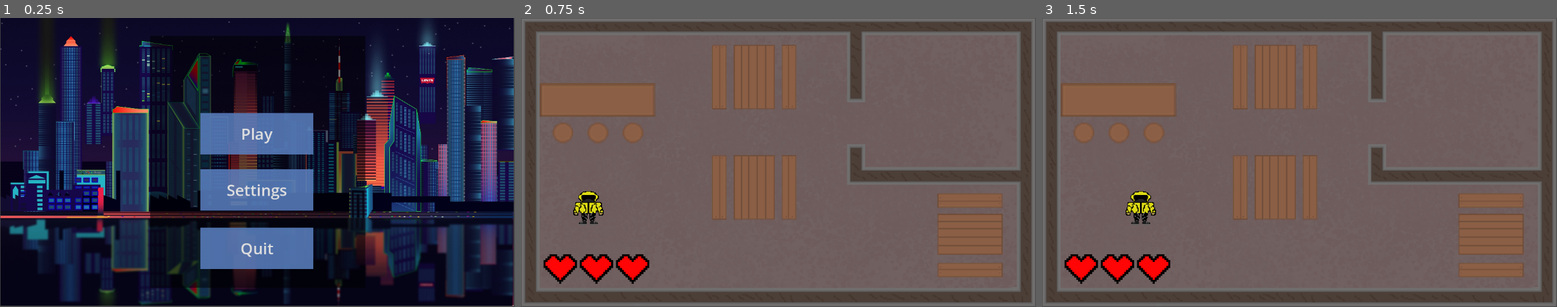
Above: before the commit, frames 1-3 (left to right).
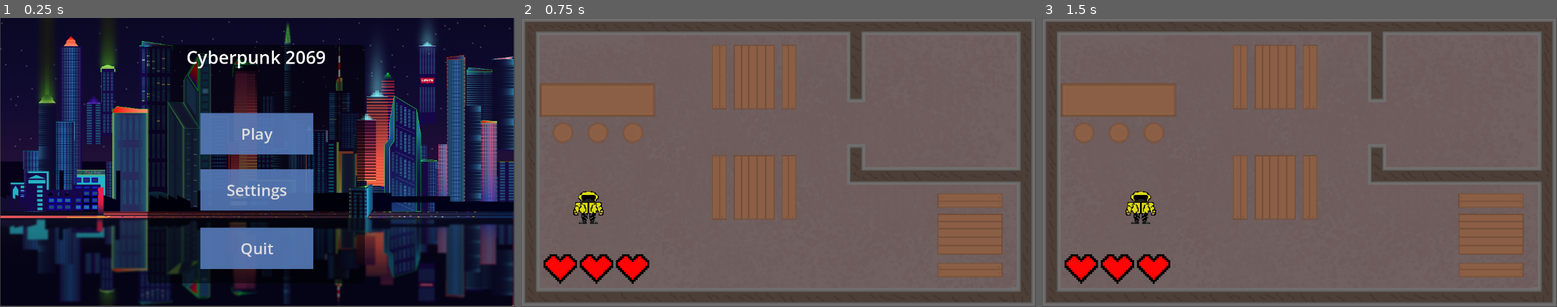
Above: after the commit, the same moments.

Repository: liketaurus/SE-practice-template
Game: Godot game, scene res://Scenes/menu.tscn
Same seed, same stepped clock (60 frames per second), same inputs: the game is played once before the commit and once after it.
Inputs:
- Up to frame 1 (0.25 s): no input
- Up to frame 2 (0.75 s): click "Play" at 0.5 s
- Up to frame 3 (1.5 s): tap Enter at 1.25 s; hold D from 1.28 s (still down); hold Shift from 1.28 s (still down)

The runs differ from the first frame. In frame 1, 1.3% of the frame differs, in the area x 28-71%, y 6-94%; in frame 2, nothing differs; in frame 3, nothing differs.

Commit message:
Update menu.tscn

Diff:
--- a/src/Cyberpunk2069/Scenes/menu.tscn
+++ b/src/Cyberpunk2069/Scenes/menu.tscn
@@ -3,8 +3,12 @@
 [ext_resource type="Script" path="res://Scripts/menu.gd" id="1_7wt4u"]
 [ext_resource type="Texture2D" uid="uid://c8ywycbmqvmkv" path="res://Textures/MenuImage.jpg" id="2_oi3x8"]
 
-[sub_resource type="StyleBoxFlat" id="StyleBoxFlat_78o4e"]
+[sub_resource type="StyleBoxFlat" id="StyleBoxFlat_rhmlk"]
 bg_color = Color(0, 0, 0, 0.537255)
+corner_radius_top_left = 10
+corner_radius_top_right = 10
+corner_radius_bottom_right = 10
+corner_radius_bottom_left = 10
 corner_detail = 20
 
 [sub_resource type="StyleBoxFlat" id="StyleBoxFlat_0qh6s"]
@@ -22,17 +26,15 @@
 texture = ExtResource("2_oi3x8")
 
 [node name="Label" type="Label" parent="."]
-offset_left = 336.0
-offset_top = 40.0
-offset_right = 817.0
-offset_bottom = 605.0
-theme_type_variation = &"GraphNodeTitleLabel"
-theme_override_colors/font_color = Color(0.705882, 0.556863, 0, 1)
-theme_override_font_sizes/font_size = 50
-theme_override_styles/normal = SubResource("StyleBoxFlat_78o4e")
+offset_left = 330.0
+offset_top = 60.0
+offset_right = 816.0
+offset_bottom = 595.0
+theme_type_variation = &"HeaderMedium"
+theme_override_font_sizes/font_size = 40
+theme_override_styles/normal = SubResource("StyleBoxFlat_rhmlk")
 text = "Cyberpunk 2069"
 horizontal_alignment = 1
-visible_ratio = -0.0714286
 
 [node name="Play" type="Button" parent="."]
 offset_left = 448.0
